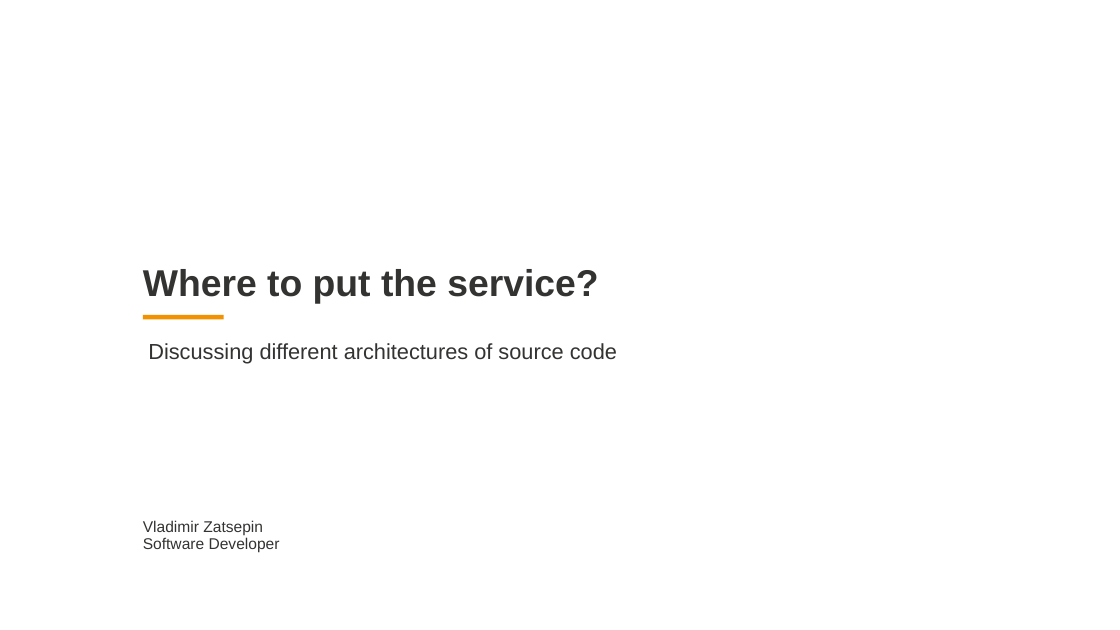
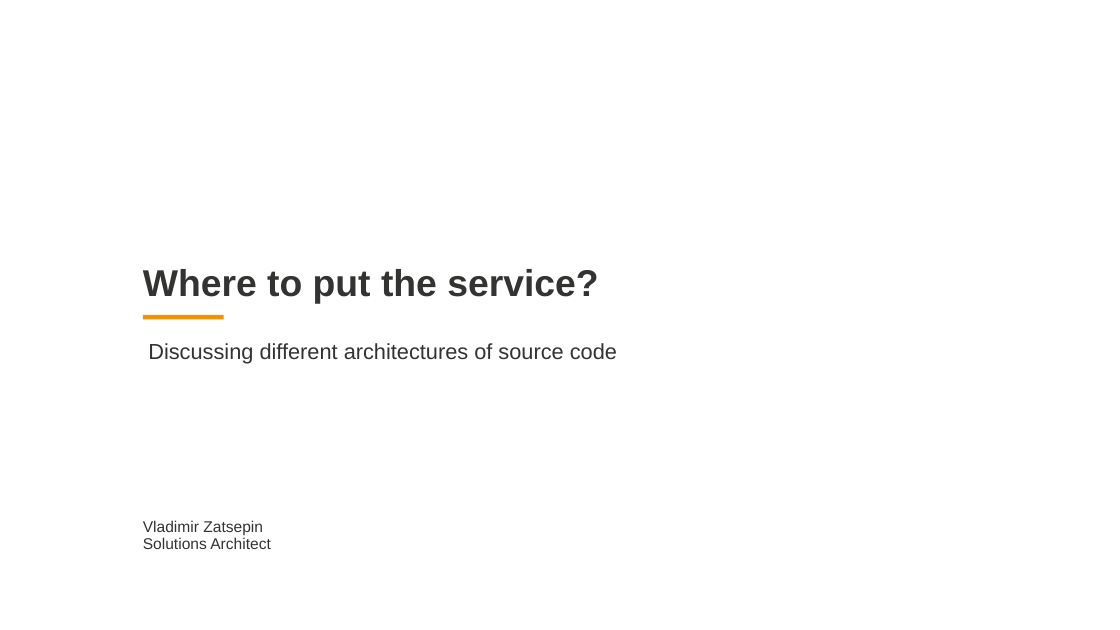
Before and after one commit to zatsepinvl/where-to-put-the-service, a slide deck: slide 2 of Where to put the service.pptm. Drawn at 1120x630 pixels with LibreOffice and Linux fonts; fonts in the diff are those of the drawing; background and template pictures are left out. Boxes give left, top, right and bottom in pixels: in the first picture for what was removed or moved away, otherwise in the second. Text is boxed around its words. In the diff, an @@ line names an element or a change of style, - is before the commit and + after.

```diff
--- a/Where to put the service.pptm
+++ b/Where to put the service.pptm
@@ subtitle at (143, 537, 271, 549): text changed @@
-Software Developer
+Solutions Architect
```
Also in this commit, not shown: 13 other slides changed, 3 slides added, 6 slides removed, 13 other files.
